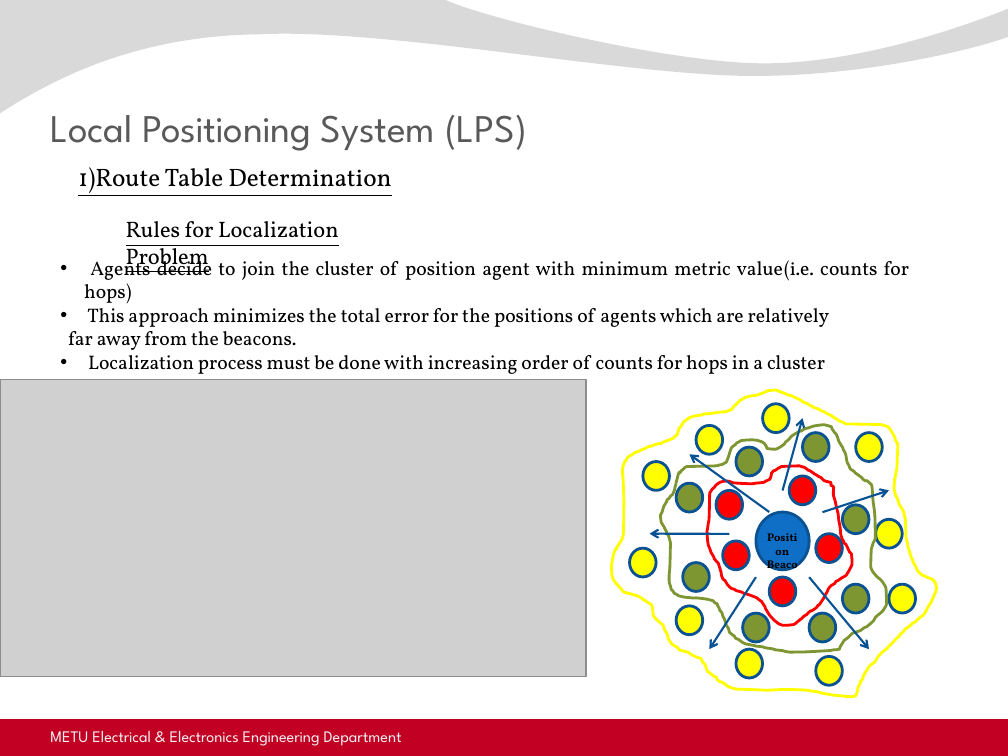
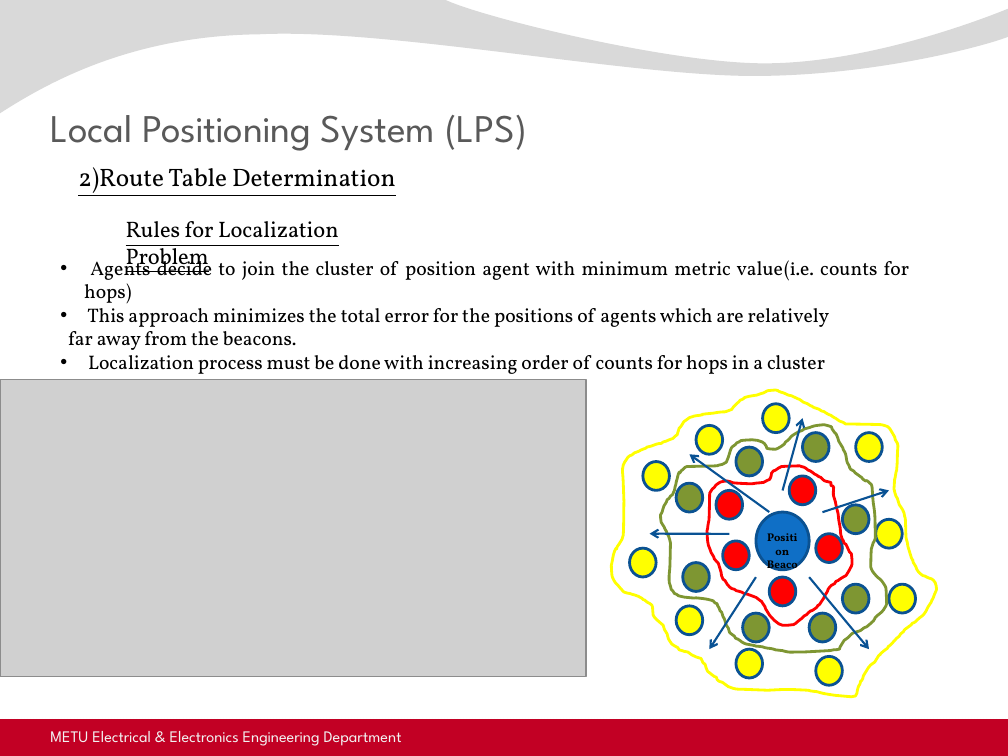
Before and after one commit to kadir4172/formation_control, a slide deck: slide 17 of juri_sunum.pptx. Drawn at 1008x756 pixels with LibreOffice and Linux fonts; fonts in the diff are those of the drawing; grey boxes stand for pictures; background and template pictures are left out. Boxes give left, top, right and bottom in pixels: in the first picture for what was removed or moved away, otherwise in the second. Text is boxed around its words. In the diff, an @@ line names an element or a change of style, - is before the commit and + after.

```diff
--- a/juri_sunum.pptx
+++ b/juri_sunum.pptx
@@ text at (78, 167, 395, 196): text changed @@
-1)Route Table Determination
+2)Route Table Determination
```
Also in this commit, not shown: 7 other slides changed, 1 other file.
